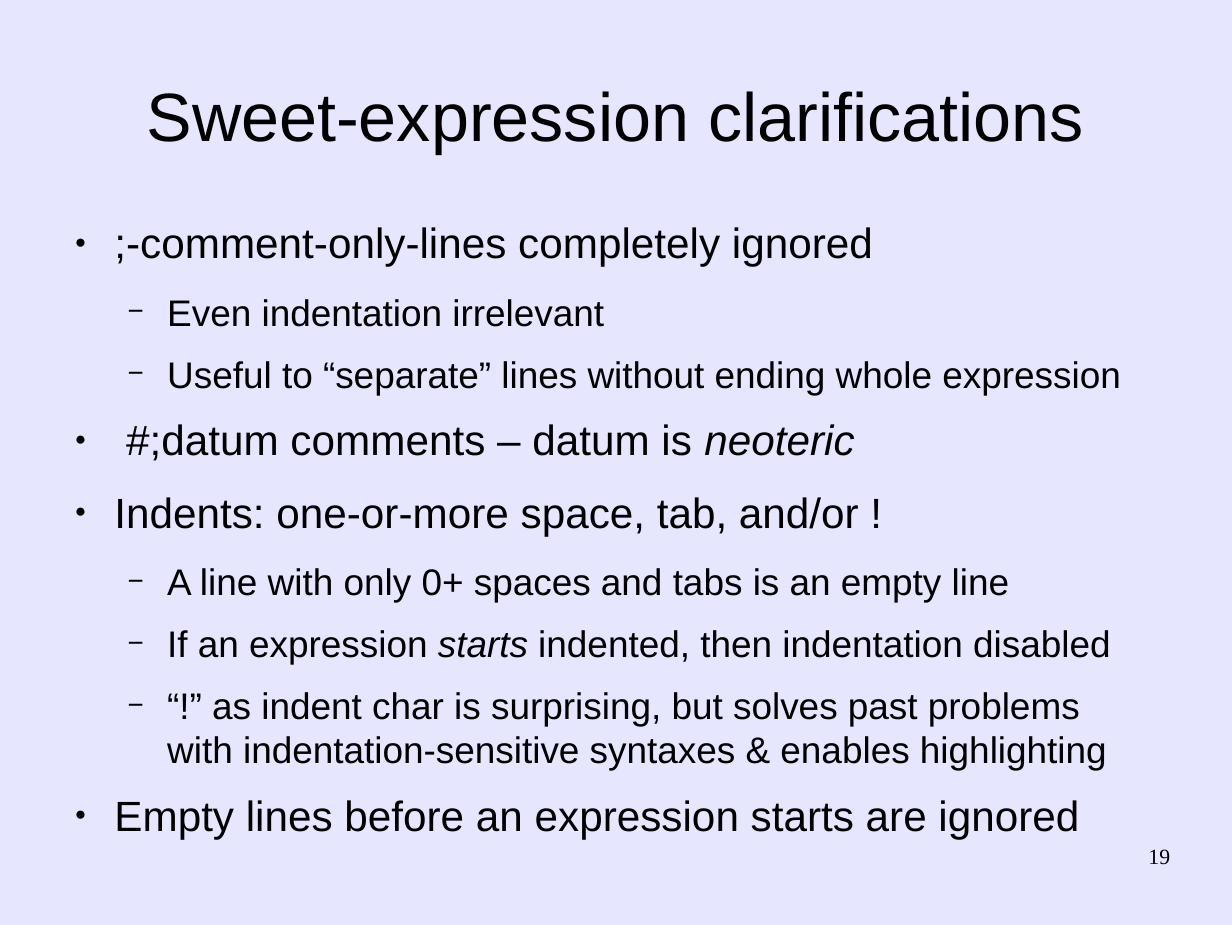
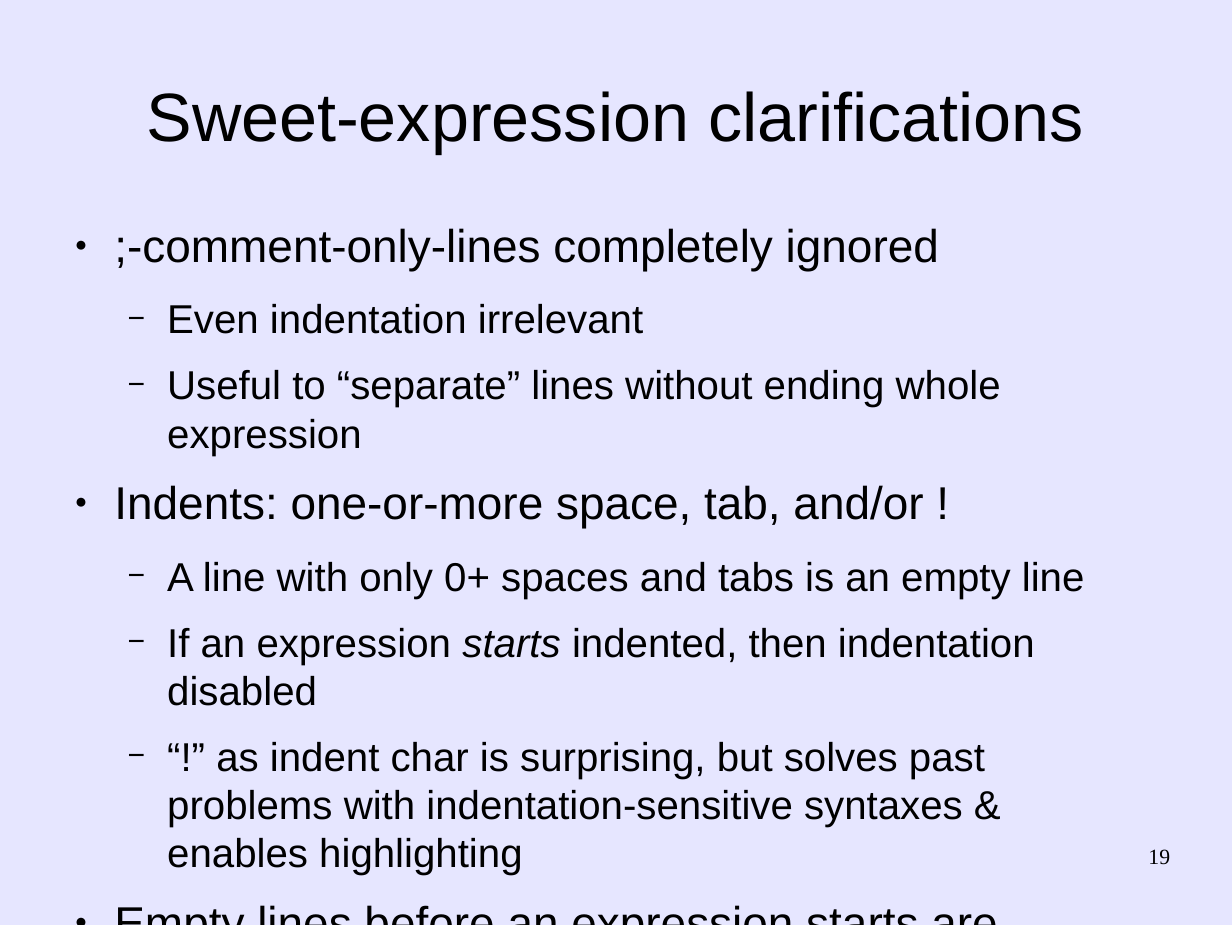
Before and after one commit to martin12333/Readable-Lisp-S-expressions, a slide deck: slide 19 of readable-s-expressions.odp. Drawn at 1232x925 pixels with LibreOffice and Linux fonts; fonts in the diff are those of the drawing. Boxes give left, top, right and bottom in pixels: in the first picture for what was removed or moved away, otherwise in the second. Text is boxed around its words. In the diff, an @@ line names an element or a change of style, - is before the commit and + after.

```diff
--- a/readable-s-expressions.odp
+++ b/readable-s-expressions.odp
@@ text ";-comment-only-lines completely ignored" at <box>114,228,1085,827</box>: size 27.2 to 29.6 pt in ";-comment-only-lines completely ignored", "Indents: one-or-more space, tab, and/or !", "Empty lines before an expression starts are ..."; size 23.8 to 25.9 pt in "Even indentation irrelevant", "Useful to “separate” lines without ending whole ...", "A line with only 0+ spaces and ...", "If an expression starts indented, then indentation ..." and 1 more places @@
@@ text at <box>126,424,854,461</box>: paragraph removed @@
-● #;datum comments – datum is neoteric
```
Also in this commit, not shown: 4 other slides changed.
